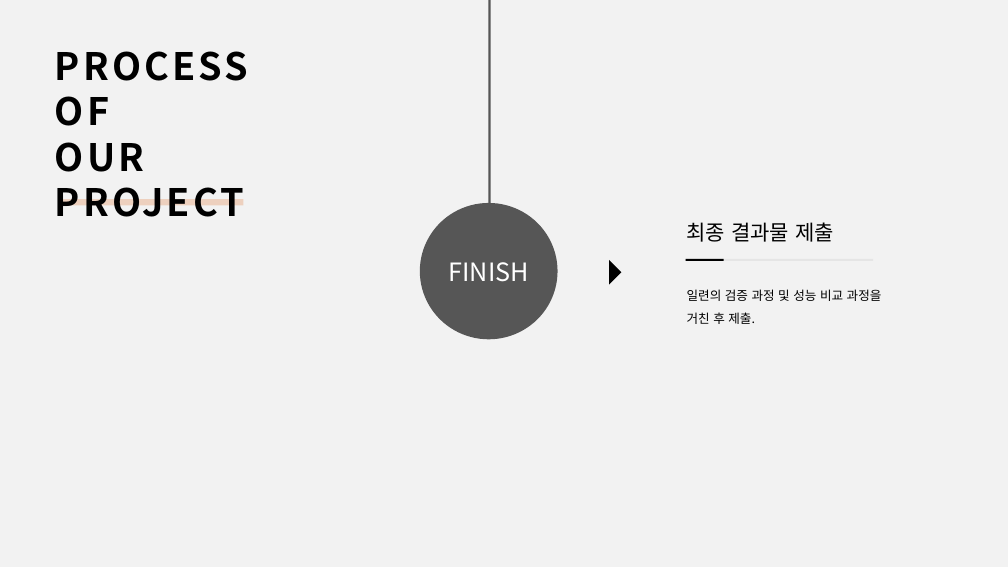
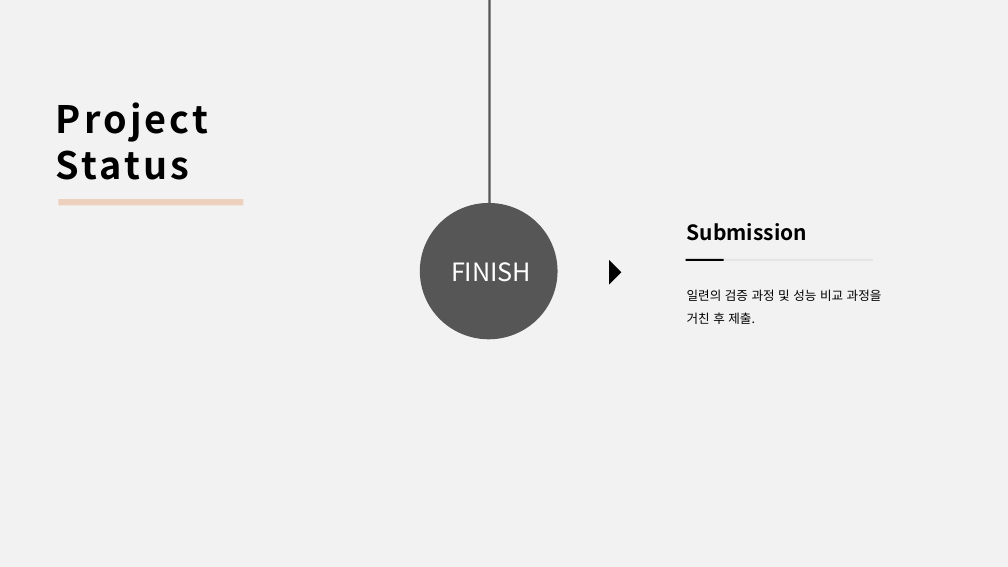
Before and after one commit to tjdans1114/PITT, a slide deck: slide 14 of Documents/창의적통합설계0921발표.pptx (slide 11 before the commit). Drawn at 1008x567 pixels with LibreOffice and Linux fonts; fonts in the diff are those of the drawing. Boxes give left, top, right and bottom in pixels: in the first picture for what was removed or moved away, otherwise in the second. Text is boxed around its words. In the diff, an @@ line names an element or a change of style, - is before the commit and + after.

```diff
--- a/Documents/창의적통합설계0921발표.pptx
+++ b/Documents/창의적통합설계0921발표.pptx
@@ text at (56, 102, 208, 180): text changed @@
-PROCESS
-OF
-OUR
-PROJECT
+Project
+Status
@@ text at (687, 223, 808, 241): text changed; bold on @@
-최종 결과물 제출
+Submission
```
Also in this commit, not shown: 10 other slides changed, 3 slides added, 6 other files.
